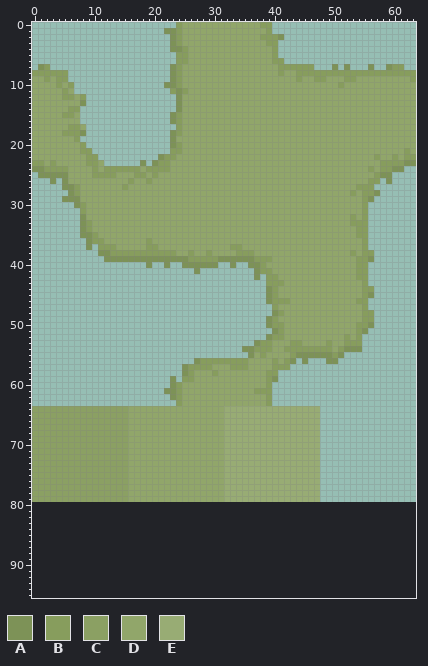
Pixel-art file, stored at tools/src/Grass_tiles.aseprite. The picture above is the old version.
64x80 pixels, 1 frame. The old version is drawn lined up with the new one, on the new canvas.
Visible layers, top first: "High light", "Base midtone", "Shadow", "Layer 1".
Palette (. is transparent): A #7d9257  B #879d5d  C #8ba063  D #91a66a  E #98ac74
Pixels before (only the part around the change), first column x 0:
55 ....................................ADBDDDDBAAAAAABA............
56 ...........................ABBBBBBBBDDDDBDBA.A...AA.............
57 .........................ABBBBDDDBBBDDDDBBB.....................
58 .........................ABDDDBDDDDDDDDBB.......................
59 .......................A.BBDDDDDDDDDDDDBA.......................
60 .......................ABDDDDDDDDDDDDDDB........................
61 ......................AABDDDDDDDDDDDDBBB........................
62 .......................ABDDDDDDDDDDDDDDB........................
63 ........................BDDDDDDDDDDDDDDB........................
64 CCCCCCCCCCCCCCCCDDDDDDDDDDDDDDDDEEEEEEEEEEEEEEEE................
65 CCCCCCCCCCCCCCCCDDDDDDDDDDDDDDDDEEEEEEEEEEEEEEEE................
66 CCCCCCCCCCCCCCCCDDDDDDDDDDDDDDDDEEEEEEEEEEEEEEEE................
67 CCCCCCCCCCCCCCCCDDDDDDDDDDDDDDDDEEEEEEEEEEEEEEEE................
68 CCCCCCCCCCCCCCCCDDDDDDDDDDDDDDDDEEEEEEEEEEEEEEEE................
69 CCCCCCCCCCCCCCCCDDDDDDDDDDDDDDDDEEEEEEEEEEEEEEEE................
70 CCCCCCCCCCCCCCCCDDDDDDDDDDDDDDDDEEEEEEEEEEEEEEEE................
71 CCCCCCCCCCCCCCCCDDDDDDDDDDDDDDDDEEEEEEEEEEEEEEEE................
72 CCCCCCCCCCCCCCCCDDDDDDDDDDDDDDDDEEEEEEEEEEEEEEEE................
73 CCCCCCCCCCCCCCCCDDDDDDDDDDDDDDDDEEEEEEEEEEEEEEEE................
74 CCCCCCCCCCCCCCCCDDDDDDDDDDDDDDDDEEEEEEEEEEEEEEEE................
75 CCCCCCCCCCCCCCCCDDDDDDDDDDDDDDDDEEEEEEEEEEEEEEEE................
76 CCCCCCCCCCCCCCCCDDDDDDDDDDDDDDDDEEEEEEEEEEEEEEEE................
77 CCCCCCCCCCCCCCCCDDDDDDDDDDDDDDDDEEEEEEEEEEEEEEEE................
78 CCCCCCCCCCCCCCCCDDDDDDDDDDDDDDDDEEEEEEEEEEEEEEEE................
79 CCCCCCCCCCCCCCCCDDDDDDDDDDDDDDDDEEEEEEEEEEEEEEEE................
80 ................................................................
81 ................................................................
82 ................................................................
83 ................................................................
84 ................................................................
85 ................................................................
86 ................................................................
87 ................................................................
88 ................................................................
89 ................................................................
90 ................................................................
91 ................................................................
92 ................................................................
93 ................................................................
94 ................................................................
95 ................................................................
Once edited:
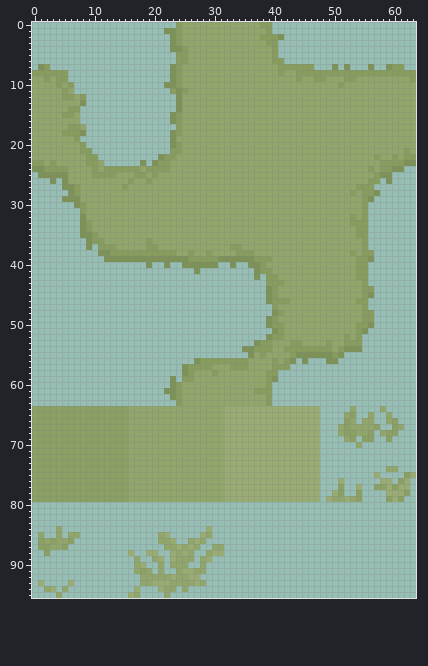
Changes in this commit:
canvas 64x80 -> 64x96
y 64: x 53 . -> D; x 58 . -> D
y 65: x 52..53 .. -> DC; x 56 . -> D; x 59 . -> D
y 66: x 52..53 .. -> CD; x 55..56 .. -> DD; x 59..60 .. -> DC
y 67: x 51..57 ....... -> DCDDDDC; x 60..61 .. -> CD
y 68: x 51..56 ...... -> DCCDDC; x 58..60 ... -> DCC
y 69: x 52..53 .. -> DC; x 55..56 .. -> CC; x 59 . -> C
y 70: x 54 . -> D
y 74: x 59..60 .. -> DD
y 75: x 57 . -> E; x 62..63 .. -> CE
y 76: x 51 . -> E; x 58..59 .. -> EE; x 61..62 .. -> CE
y 77: x 51 . -> C; x 54 . -> E; x 57..62 ...... -> CCECEE
y 78: x 50..51 .. -> EC; x 54 . -> C; x 59..62 .... -> EEEC
y 79: x 49..54 ...... -> EDDEDC; x 59..61 ... -> CEC
y 84: x 4 . -> D; x 29 . -> E
y 85: x 1 . -> D; x 4 . -> D; x 6..7 .. -> DD; x 21..22 .. -> DE; x 28..29 .. -> ED
y 86: x 1..6 ...... -> CDCDDC; x 21..23 ... -> DDE; x 26..28 ... -> DED
y 87: x 1..5 ..... -> CCDDC; x 22..27 ...... -> DDEDED; x 30..31 .. -> DD
y 88: x 2 . -> C; x 16 . -> E; x 19..20 .. -> EE; x 23..26 .... -> EDED; x 29..31 ... -> DEE
y 89: x 17 . -> D; x 20..21 .. -> DE; x 23..26 .... -> EDDD; x 28..29 .. -> DE
y 90: x 17..18 .. -> DE; x 21 . -> D; x 23..25 ... -> DDD; x 28 . -> D
y 91: x 17..19 ... -> DCD; x 21 . -> D; x 24..28 ..... -> DEEDD
y 92: x 18..27 .......... -> DDDDDEDDEE
y 93: x 1 . -> E; x 6 . -> E; x 18..28 ........... -> DDEEEDDDDED
y 94: x 2..3 .. -> DE; x 5 . -> D; x 17 . -> E; x 21..23 ... -> EDD; x 25 . -> D
y 95: x 4 . -> D; x 16..17 .. -> ED; x 22 . -> D
Boxes around the changes in both pictures, in picture pixels (x1, y1, x2, y2):
added: (326, 406, 416, 502)
added: (38, 526, 80, 556)
added: (128, 526, 224, 598)
added: (38, 580, 74, 598)
